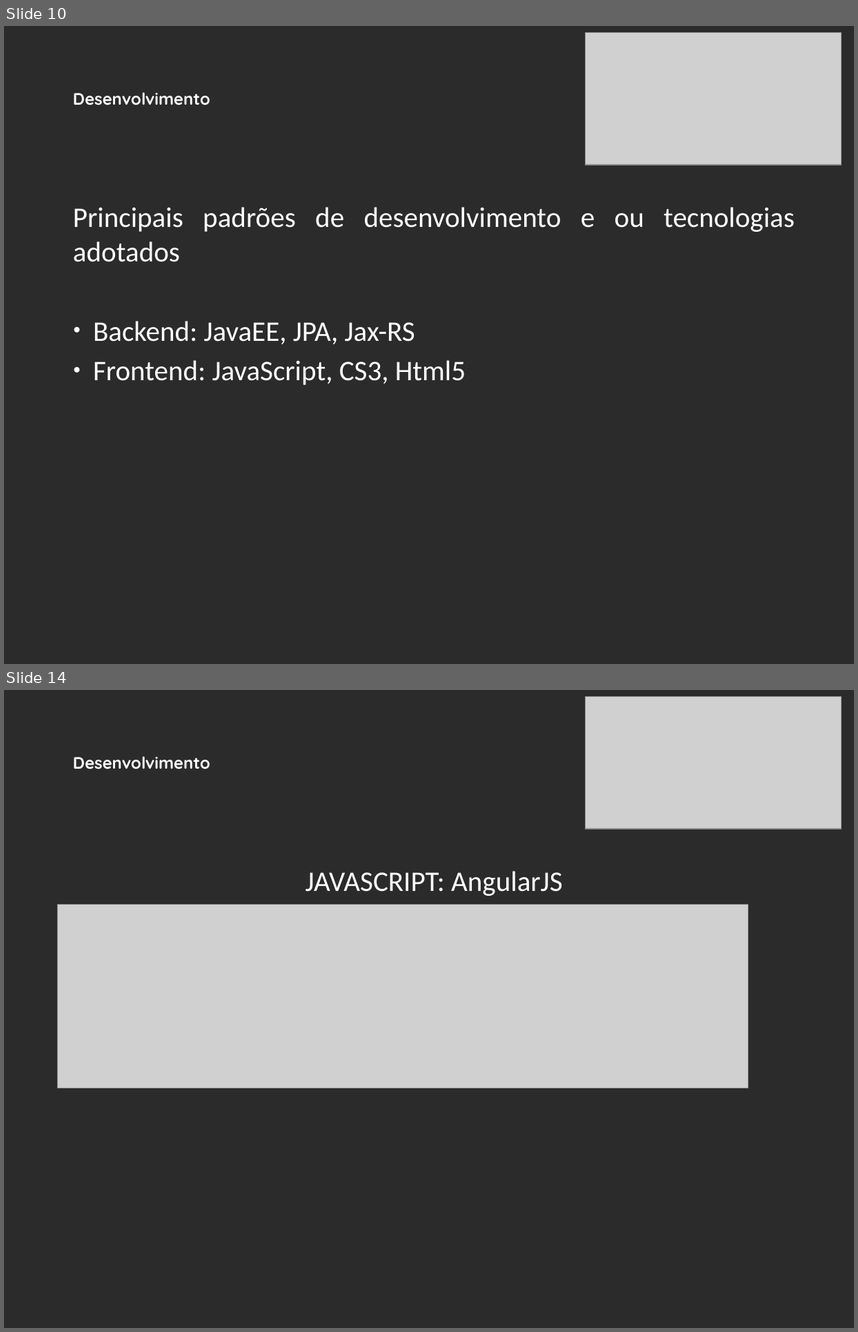
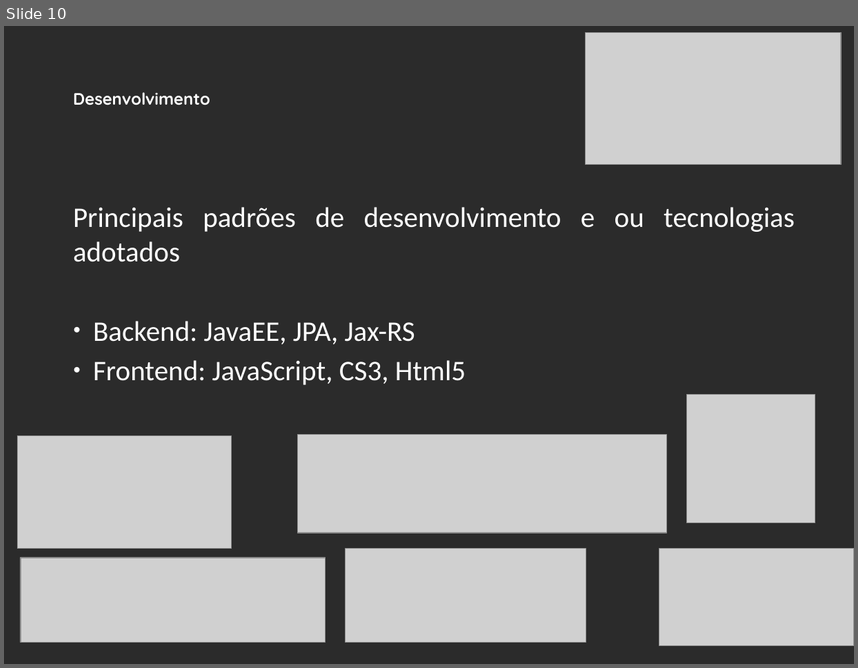
Before and after one commit to nosrednawall/Faculdade-Projeto-Integrador-5P, a slide deck: doc/Entregas_Desenvolvimento_de_APP/Recruta-Slide v1.5.pptx. Shown one above the other, each under a label of ours: slides 10 and 14 before the commit, slide 10 after it; the slides between them are not shown. The pictures are 858x1332 and 858x668 pixels, drawn with LibreOffice and Linux fonts; fonts in the diff are those of the drawing; grey boxes stand for pictures; background and template pictures are left out; a plain dark background stands for a picture behind light text. Boxes give left, top, right and bottom in pixels: in the first picture for what was removed or moved away, otherwise in the second. Text is boxed around its words. In the diff, an @@ line names an element or a change of style, - is before the commit and + after.

```diff
--- a/doc/Entregas_Desenvolvimento_de_APP/Recruta-Slide v1.5.pptx
+++ b/doc/Entregas_Desenvolvimento_de_APP/Recruta-Slide v1.5.pptx
@@ slide 14 removed at (x1=4, y1=690, x2=854, y2=1328), background picture (left out) @@
@@ picture removed at (x1=586, y1=697, x2=842, y2=829) @@
@@ text removed at (x1=73, y1=756, x2=210, y2=769) @@
-Desenvolvimento
@@ text removed at (x1=306, y1=871, x2=562, y2=896) @@
-JAVASCRIPT: AngularJS
@@ picture removed at (x1=58, y1=904, x2=748, y2=1088) @@
@@ slide 10 changed as well @@
@@ picture added at (x1=686, y1=394, x2=815, y2=522) @@
@@ picture added at (x1=18, y1=436, x2=232, y2=548) @@
@@ picture added at (x1=297, y1=434, x2=666, y2=532) @@
@@ picture added at (x1=20, y1=557, x2=326, y2=641) @@
@@ picture added at (x1=346, y1=548, x2=586, y2=641) @@
@@ picture added at (x1=660, y1=548, x2=854, y2=645) @@
```
Also in this commit, not shown: 1 other slide changed, 5 other slides removed.
